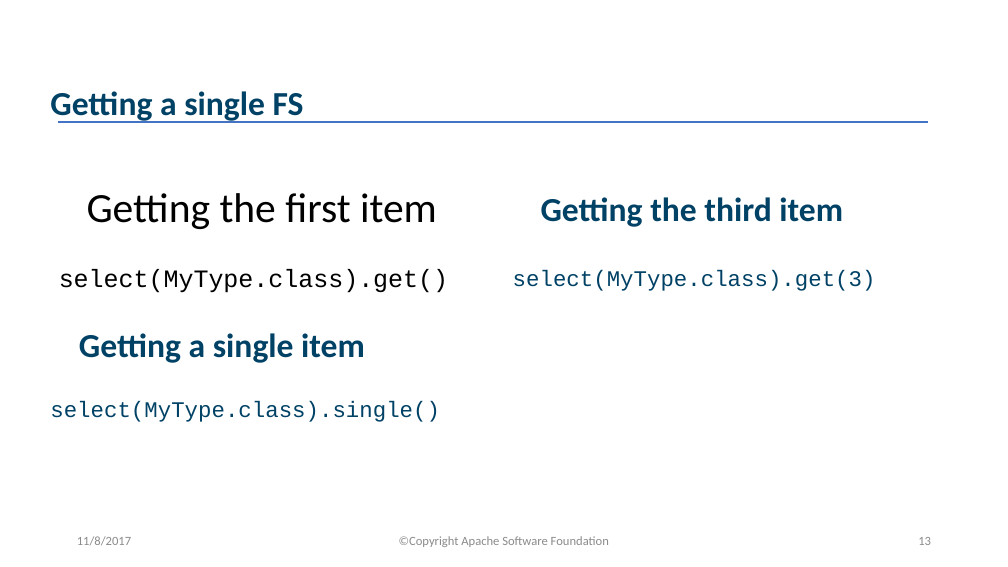
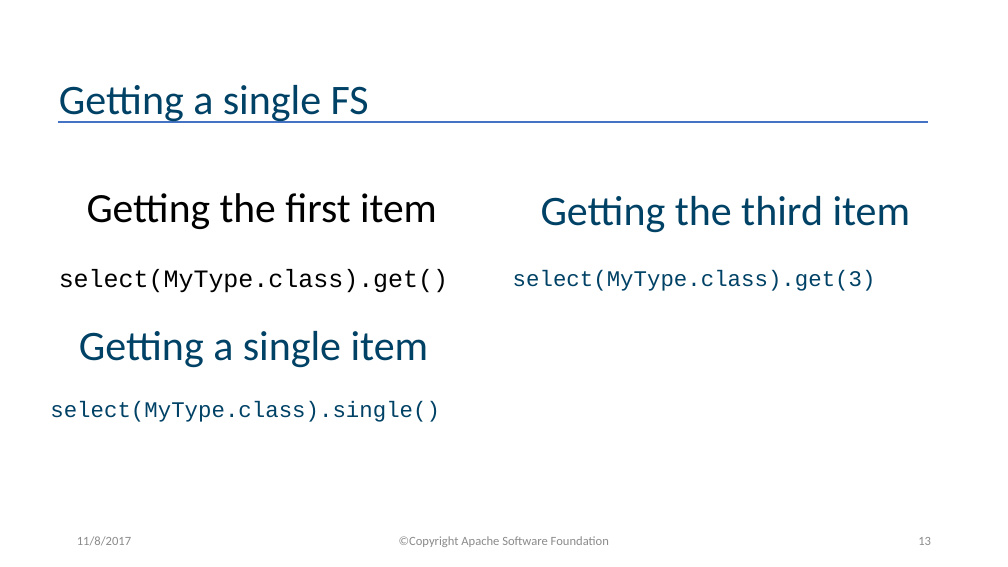
Before and after one commit to apache/uima-site, a slide deck: slide 13 of docs/downloads/uv3/UIMA_V3_Programmers_Solutions.pptx. Drawn at 1008x567 pixels with LibreOffice and Linux fonts; fonts in the diff are those of the drawing. Boxes give left, top, right and bottom in pixels: in the first picture for what was removed or moved away, otherwise in the second. Text is boxed around its words. In the diff, an @@ line names an element or a change of style, - is before the commit and + after.

```diff
--- a/docs/downloads/uv3/UIMA_V3_Programmers_Solutions.pptx
+++ b/docs/downloads/uv3/UIMA_V3_Programmers_Solutions.pptx
@@ size 32 to 40 pt, bold off in 3 elements at bbox=[79, 331, 429, 368], bbox=[541, 196, 911, 233], bbox=[59, 85, 369, 123] @@
@@ text "Getting a single FS": place and size @@
-text "Getting a single FS" at bbox=[50, 91, 304, 123]
+text "Getting a single FS" at bbox=[59, 85, 369, 123]
```
Also in this commit, not shown: 11 other slides changed.
